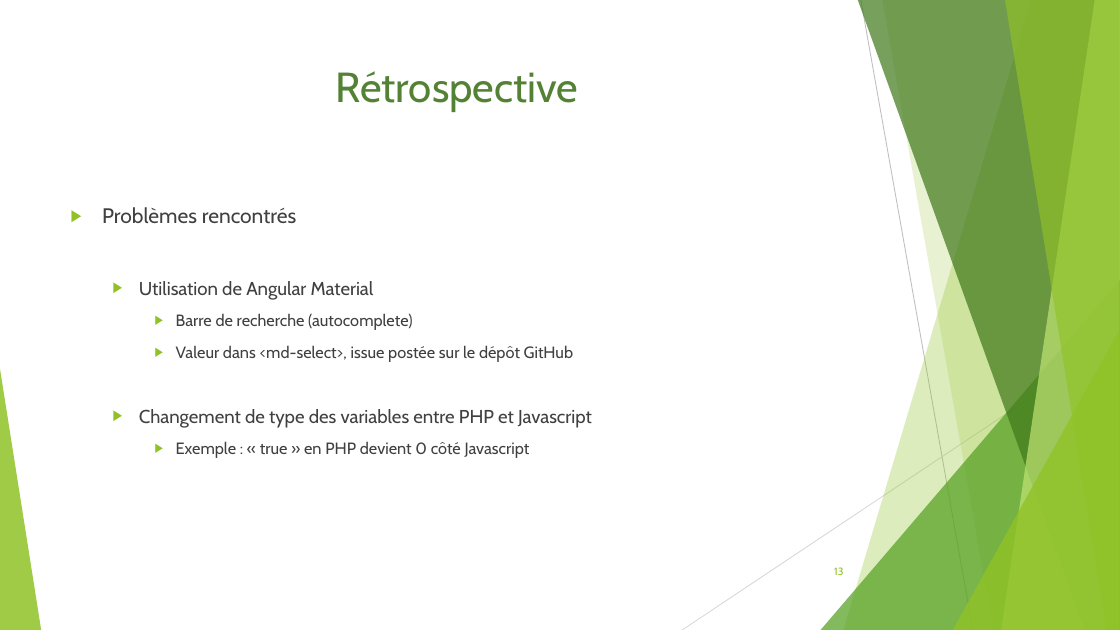
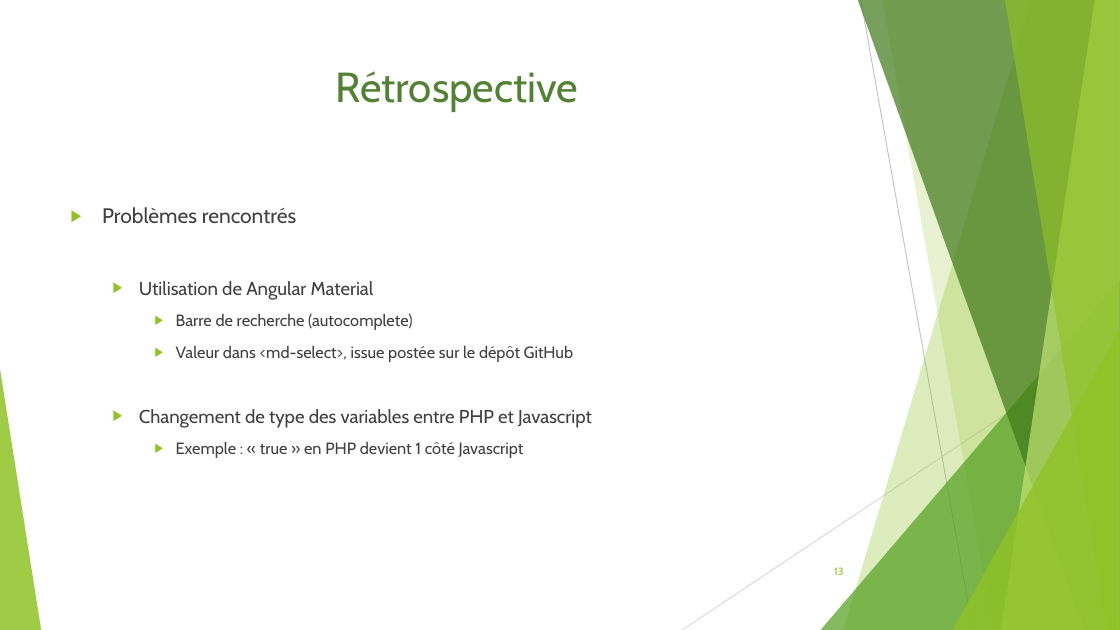
Before and after one commit to Bcante/recommandationSeries, a slide deck: slide 13 of diapoWebWindows.odp. Drawn at 1120x630 pixels with LibreOffice and Linux fonts; fonts in the diff are those of the drawing. Boxes give left, top, right and bottom in pixels: in the first picture for what was removed or moved away, otherwise in the second. Text is boxed around its words. In the diff, an @@ line names an element or a change of style, - is before the commit and + after.

```diff
--- a/diapoWebWindows.odp
+++ b/diapoWebWindows.odp
@@ text at (x1=176, y1=441, x2=524, y2=458): text changed @@
-    ▶ Exemple : « true » en PHP devient 0 côté Javascript
+    ▶ Exemple : « true » en PHP devient 1 côté Javascript
```
Also in this commit, not shown: 2 other slides changed, 1 other file.
